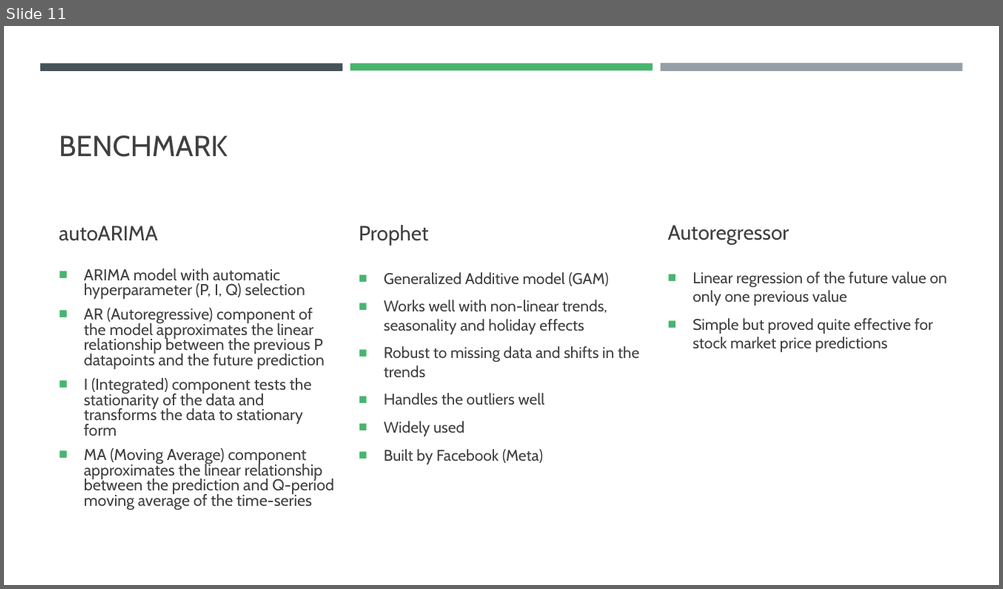
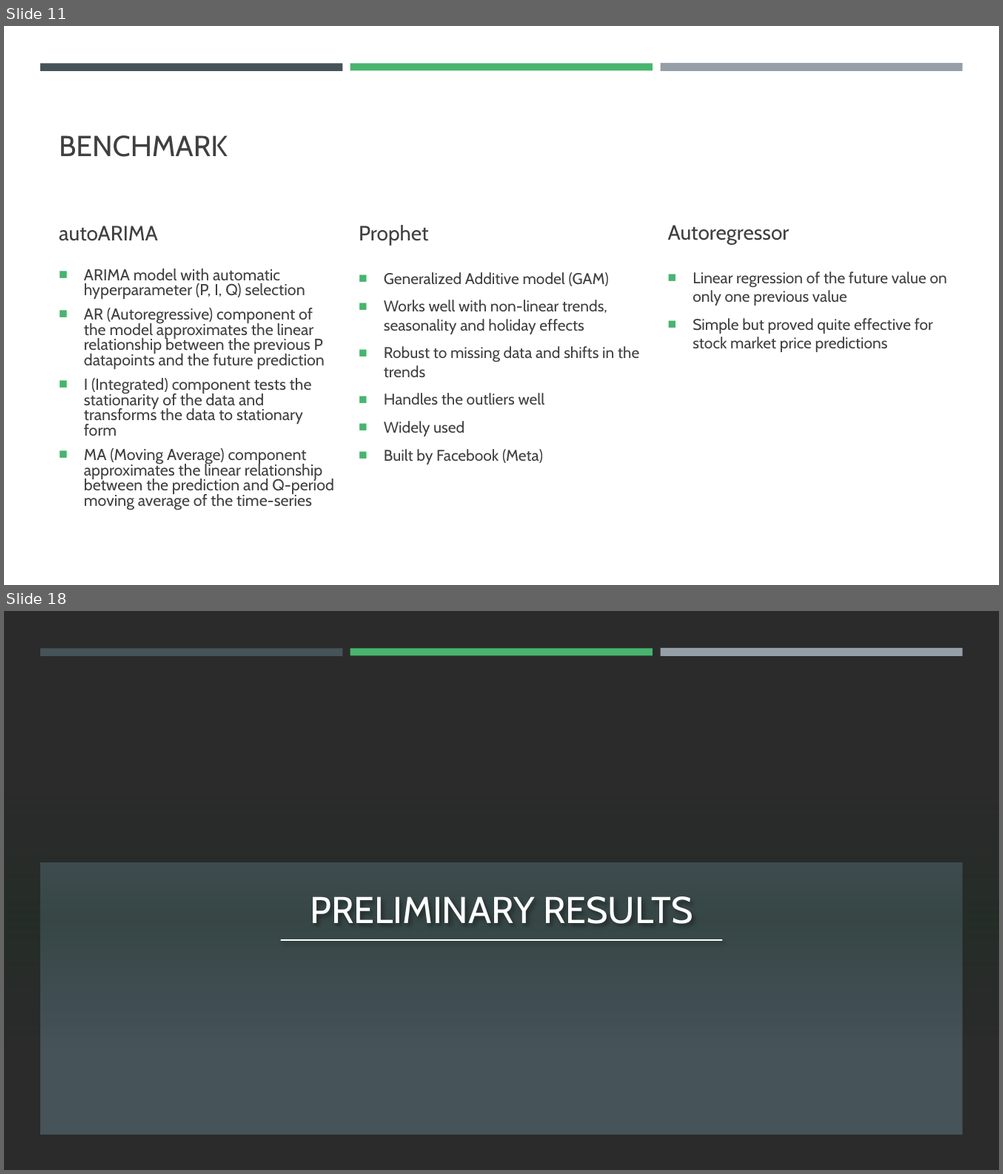
Before and after one commit to filip-topic/Time-Series-Foundation-Models-in-Financial-time-series-prediction, a slide deck: 17th of July Presentation.pptx. Shown one above the other, each under a label of ours: slide 11 before the commit, slides 11 and 18 after it; the slides between them are not shown. The pictures are 1003x589 and 1003x1174 pixels, drawn with LibreOffice and Linux fonts; fonts in the diff are those of the drawing; background and template pictures are left out; a plain dark background stands for a picture behind light text. Boxes give left, top, right and bottom in pixels: in the first picture for what was removed or moved away, otherwise in the second. Text is boxed around its words. In the diff, an @@ line names an element or a change of style, - is before the commit and + after.

```diff
--- a/17th of July Presentation.pptx
+++ b/17th of July Presentation.pptx
@@ slide 18 added at box(4, 611, 999, 1170), background picture (left out); not listed: 3 template elements that a slide beside it also shows @@
@@ rectangle added at box(4, 791, 999, 1049), fill gradient #1B3023 @@
@@ rectangle added at box(40, 863, 963, 1135), fill #465359 @@
@@ title added at box(310, 897, 692, 924), 36 pt, text #FFFFFF @@
+PRELIMINARY RESULTS
@@ line added from (281, 940) to (722, 940), #FFFFFF 1 pt @@
```
Also in this commit, not shown: 1 slide changed, 7 other slides added, 3 slides removed, 3 other files.
